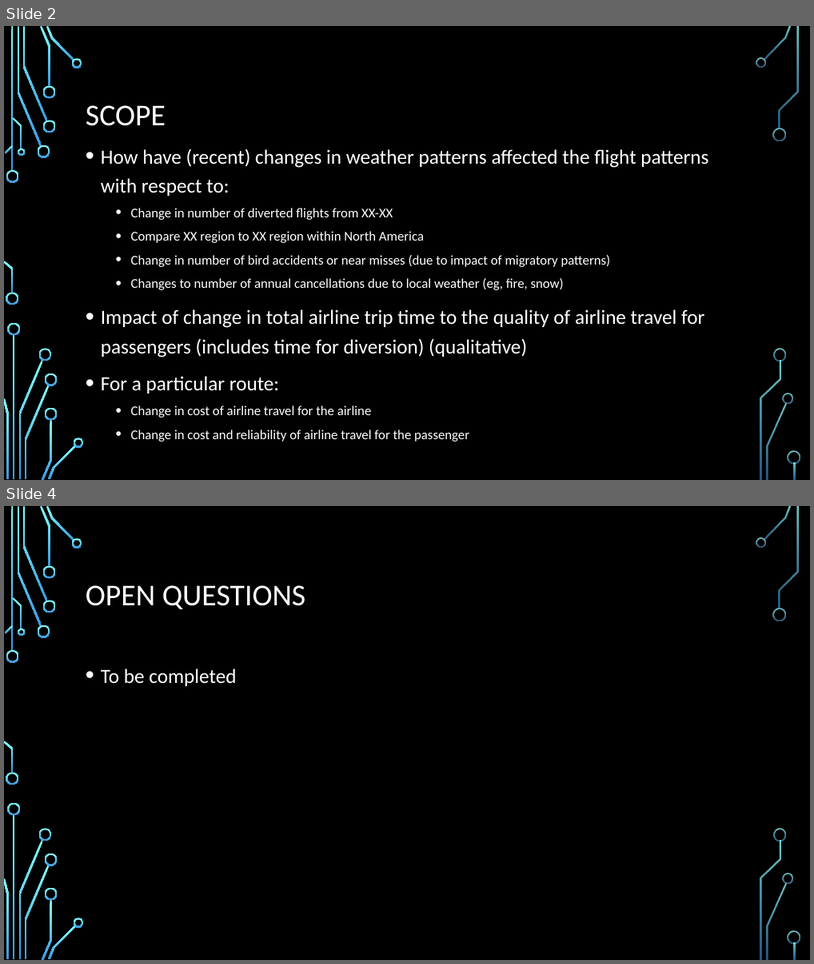
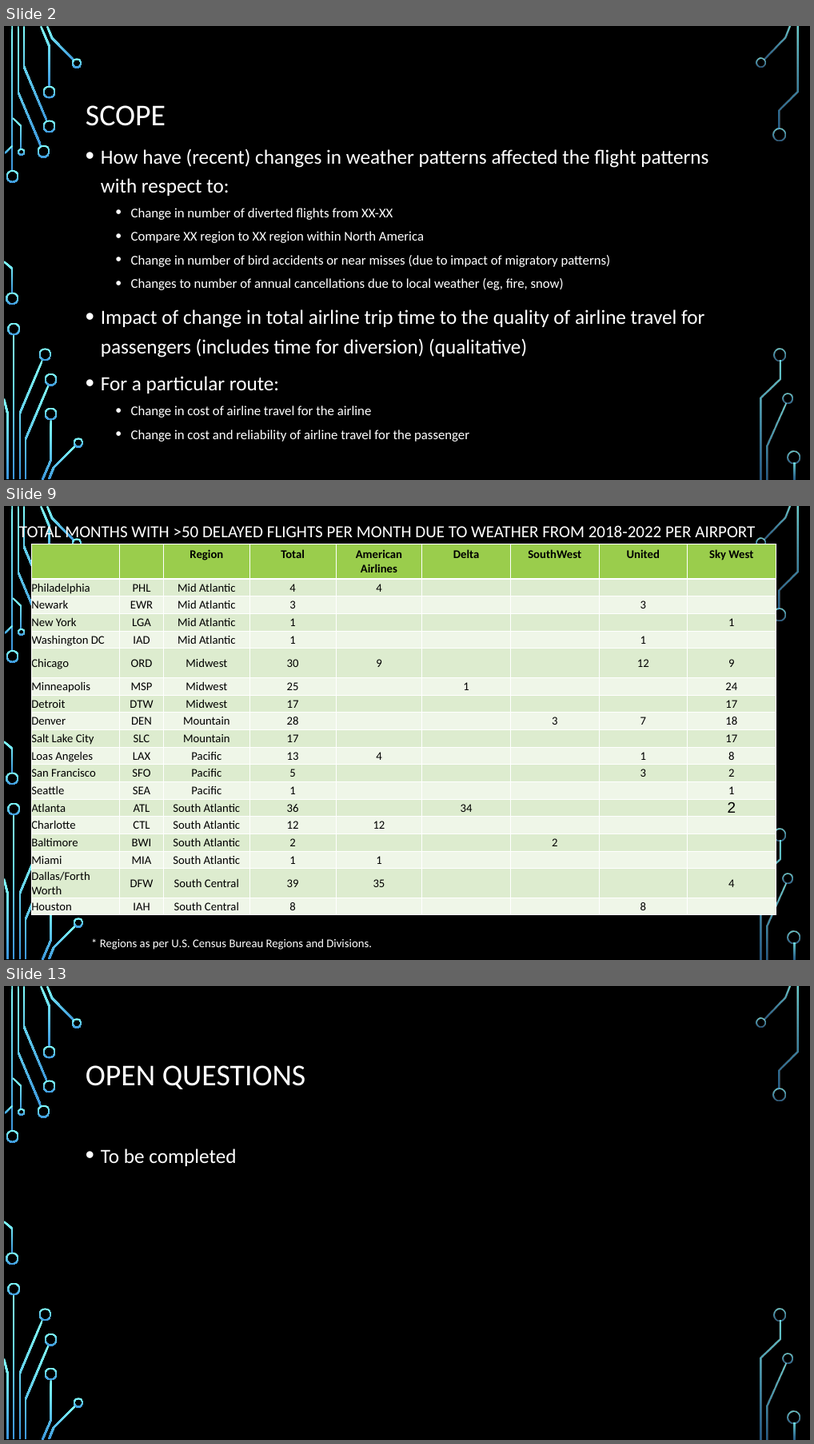
Before and after one commit to Tawn-Scotton/Team_3_Project_1, a slide deck: Team_3_Air_Travel_Weather_Satisfaction.pptx. Shown one above the other, each under a label of ours: slides 2 and 4 before the commit, slides 2, 9 and 13 after it; the slides between them are not shown. The pictures are 814x964 and 814x1444 pixels, drawn with LibreOffice and Linux fonts; fonts in the diff are those of the drawing; background and template pictures are left out. Boxes give left, top, right and bottom in pixels: in the first picture for what was removed or moved away, otherwise in the second. Text is boxed around its words. In the diff, an @@ line names an element or a change of style, - is before the commit and + after.

```diff
--- a/Team_3_Air_Travel_Weather_Satisfaction.pptx
+++ b/Team_3_Air_Travel_Weather_Satisfaction.pptx
@@ slide 9 added at (4, 506, 810, 960), background picture (left out); not listed: 36 template elements that a slide beside it also shows @@
@@ title added at (19, 523, 755, 542), 20 pt, text #FFFFFF @@
+TOTAL MONTHS WITH >50 DELAYED FLIGHTS PER MONTH DUE TO WEATHER FROM 2018-2022 PER AIRPORT
@@ table added at (31, 544, 777, 931), 19 rows, 9 columns @@
+ |  | Region | Total | American Airlines | Delta | SouthWest | United | Sky West
+Philadelphia | PHL | Mid Atlantic | 4 | 4 |  |  |  | 
+Newark | EWR | Mid Atlantic | 3 |  |  |  | 3 | 
+New York | LGA | Mid Atlantic | 1 |  |  |  |  | 1
+Washington DC | IAD | Mid Atlantic | 1 |  |  |  | 1 | 
+Chicago | ORD | Midwest | 30 | 9 |  |  | 12 | 9
+Minneapolis | MSP | Midwest | 25 |  | 1 |  |  | 24
+Detroit | DTW | Midwest | 17 |  |  |  |  | 17
+Denver | DEN | Mountain | 28 |  |  | 3 | 7 | 18
+Salt Lake City | SLC | Mountain | 17 |  |  |  |  | 17
+Loas Angeles | LAX | Pacific | 13 | 4 |  |  | 1 | 8
+San Francisco | SFO | Pacific | 5 |  |  |  | 3 | 2
+Seattle | SEA | Pacific | 1 |  |  |  |  | 1
+Atlanta | ATL | South Atlantic | 36 |  | 34 |  |  | 2
+Charlotte | CTL | South Atlantic | 12 | 12 |  |  |  | 
+Baltimore | BWI | South Atlantic | 2 |  |  | 2 |  | 
+Miami | MIA | South Atlantic | 1 | 1 |  |  |  | 
+Dallas/Forth Worth | DFW | South Central | 39 | 35 |  |  |  | 4
+Houston | IAH | South Central | 8 |  |  |  | 8 | 
@@ text added at (100, 938, 372, 949), 14 pt, text #FFFFFF @@
+* Regions as per U.S. Census Bureau Regions and Divisions.
@@ what was slide 4 is now slide 13 @@
```
Also in this commit, not shown: 1 slide changed, 8 other slides added, 3 other files.
